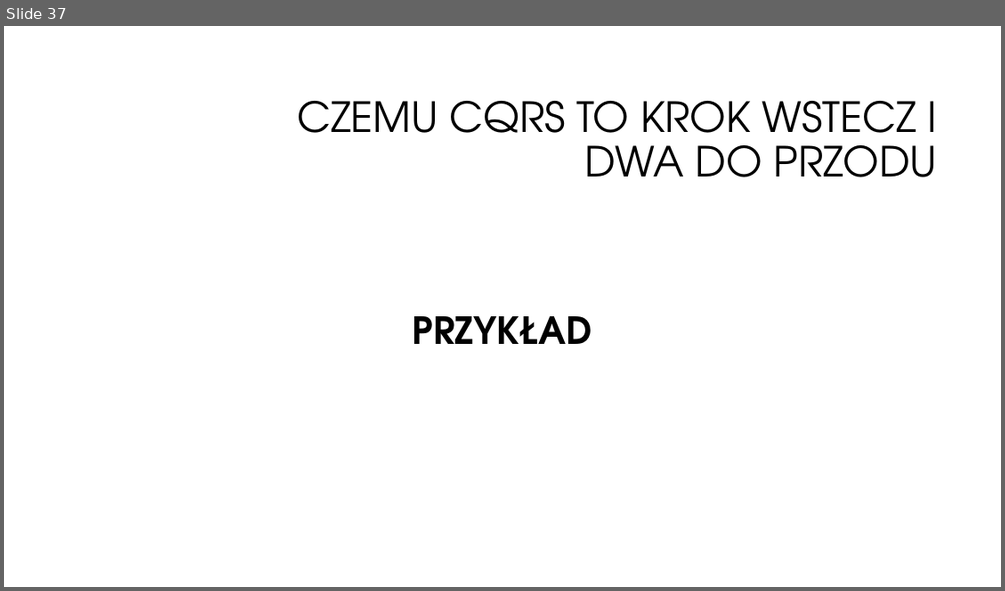
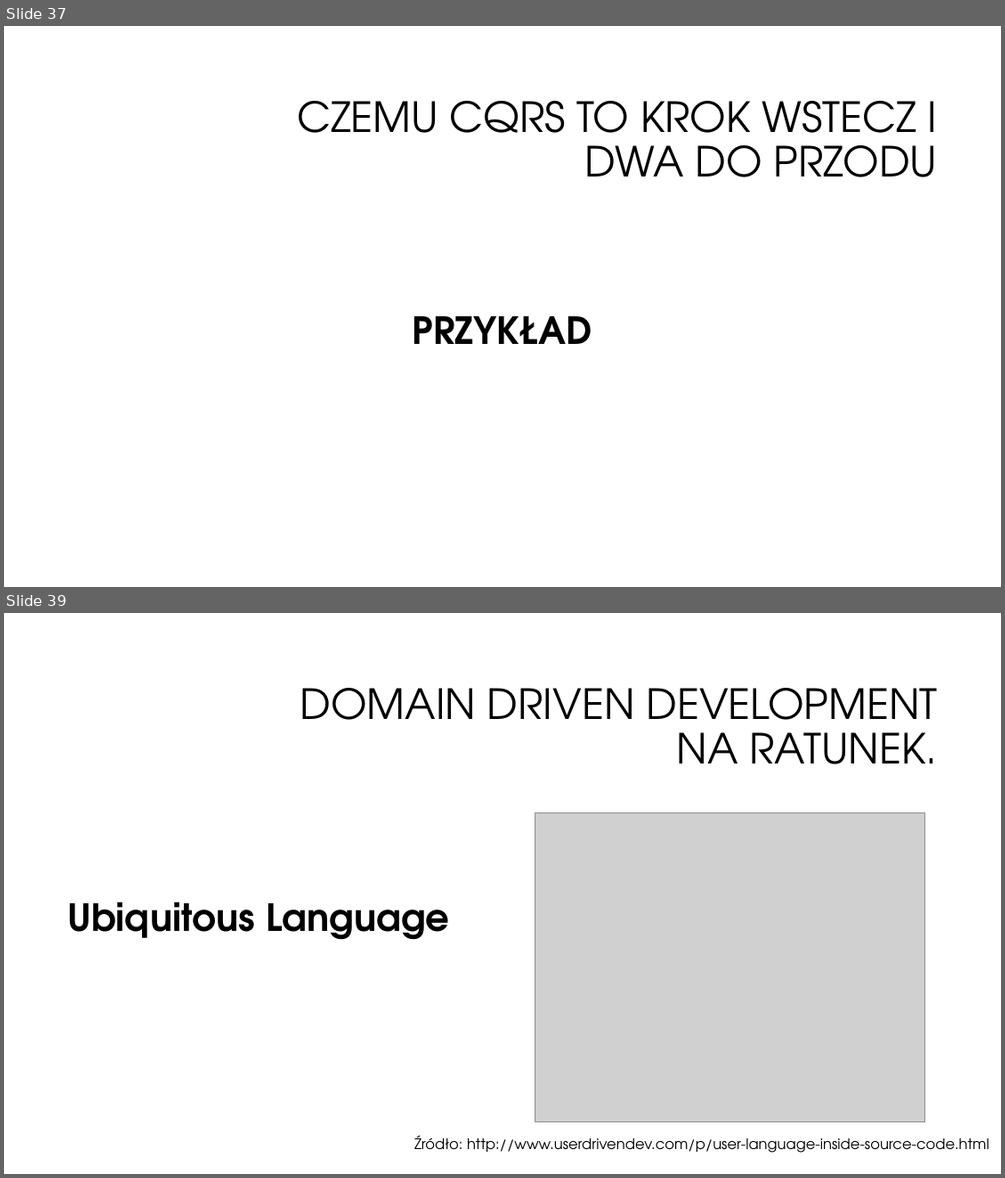
Before and after one commit to oskardudycz/EventSourcing.NetCore, a slide deck: Slides.pptx. Shown one above the other, each under a label of ours: slide 37 before the commit, slides 37 and 39 after it; the slides between them are not shown. The pictures are 1005x591 and 1005x1178 pixels, drawn with LibreOffice and Linux fonts; fonts in the diff are those of the drawing; grey boxes stand for pictures; background and template pictures are left out. Boxes give left, top, right and bottom in pixels: in the first picture for what was removed or moved away, otherwise in the second. Text is boxed around its words. In the diff, an @@ line names an element or a change of style, - is before the commit and + after.

Commit message:
DDD slides updated

```diff
--- a/Slides.pptx
+++ b/Slides.pptx
@@ slide 39 added at (4, 613, 1001, 1174), background #FFFFFF @@
@@ title added at (300, 688, 938, 764), 40 pt, text #000000 @@
+DOMAIN DRIVEN DEVELOPMENT NA RATUNEK.
@@ picture added at (535, 813, 925, 1121) @@
@@ text added at (67, 901, 450, 940), 36 pt, text #000000, bold @@
+Ubiquitous Language
@@ text added at (414, 1135, 989, 1152), 14 pt, text #000000 @@
+Źródło: http://www.userdrivendev.com/p/user-language-inside-source-code.html
```
Also in this commit, not shown: 1 slide changed, 4 other slides added, 1 slide removed.
